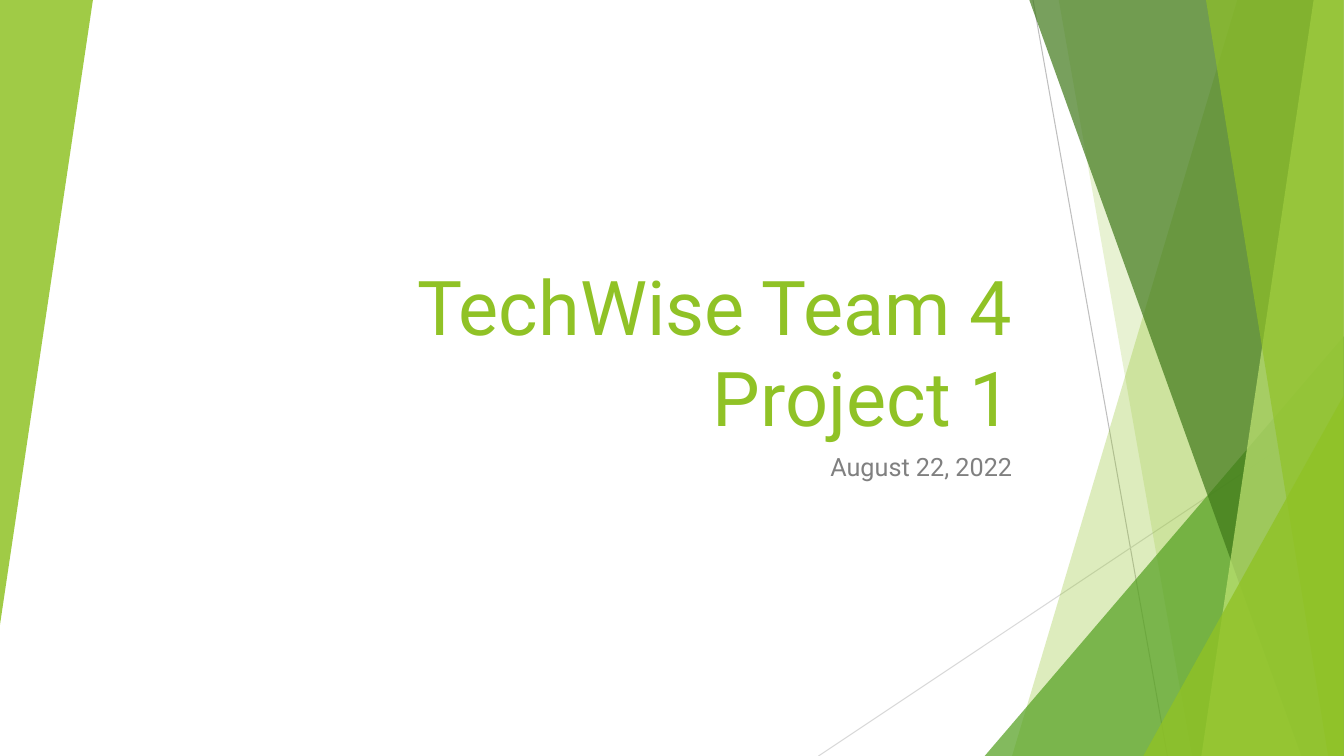
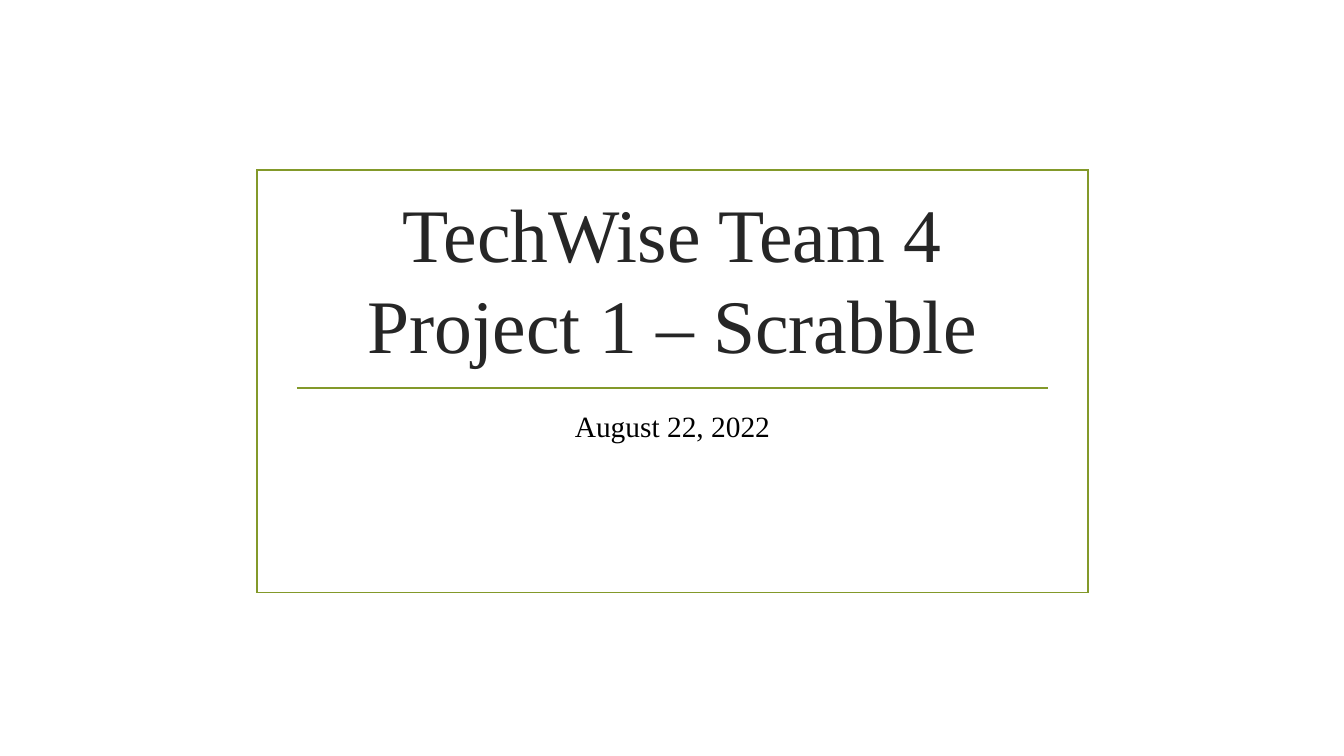
Before and after one commit to vdenys93/scrabble, a slide deck: slide 1 of TechWise_Team_4_-_Project_1_Presentation.pptx. Drawn at 1344x756 pixels with LibreOffice and Linux fonts; fonts in the diff are those of the drawing; background and template pictures are left out. Boxes give left, top, right and bottom in pixels: in the first picture for what was removed or moved away, otherwise in the second. Text is boxed around its words. In the diff, an @@ line names an element or a change of style, - is before the commit and + after.

```diff
--- a/TechWise_Team_4_-_Project_1_Presentation.pptx
+++ b/TechWise_Team_4_-_Project_1_Presentation.pptx
@@ group removed at (0,0,1344,756): 5 freeform shapes, 3 triangles, 2 lines @@
@@ rectangle added at (257,170,1089,593), outline #83992A 1.25 pt @@
@@ title at (367,209,977,368): text changed; font Roboto to Times New Roman; text colour #90C226 to #262626 @@
-TechWise Team 4 Project 1
+TechWise Team 4 Project 1 – Scrabble
@@ line added from (296, 388) to (1049, 388), #83992A 1.25 pt @@
@@ subtitle "August 22, 2022": place and size @@
-subtitle "August 22, 2022" at (830,458,1012,481)
+subtitle "August 22, 2022" at (575,417,770,443)
@@ subtitle "August 22, 2022" at (575,417,770,443): size 18 to 21 pt, font Roboto to Times New Roman, text colour #808080 to #000000; alignment right to centre @@
```
Also in this commit, not shown: 7 other slides changed, 2 slides added, 2 slides removed.
